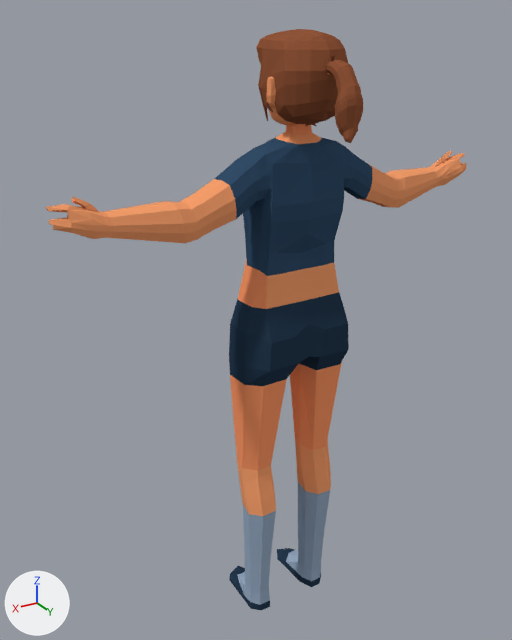
Before and after pictures for a commit that changed the Blender file all_art/Claire_3D_Model.blend.
Both versions are drawn from a 50 mm camera at (3.09, 4.63, 5.37) aimed at (0.19, -0.2, 2.96). Every picture has the same lights, and +X, +Y and +Z are marked at lower left.

The scene before the commit, as lines of its bpy script (objects in view):
```python
ob_body_mesh = bpy.data.objects.new('body_mesh', me_cylinder)
ob_body_mesh.location = (0.0, 0.66, 0.12)
ob_body_mesh.scale = (0.419, 0.419, 0.419)
ob_skirt = bpy.data.objects.new('skirt', me_cylinder_002)
ob_skirt.location = (0.0, 0.03, 2.87)
ob_skirt.scale = (0.712, 0.712, 0.712)
ob_tofs = bpy.data.objects.new('tofs', me_torus)
ob_tofs.location = (-1.79, -0.04, 4.15)
```
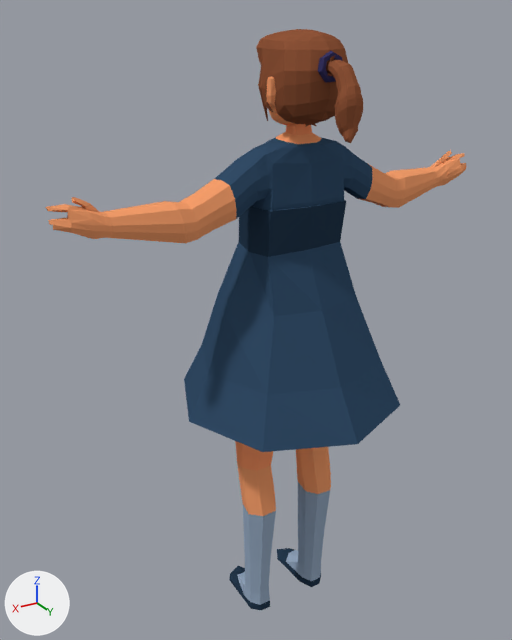
The change, as a list of edits to the scene's bpy script:
```text
Change ob_tofs:
    remove ob_tofs.hide_viewport = True
Change ob_skirt:
    remove ob_skirt.hide_viewport = True
```

What differs and where, as boxes (x1, y1, x2, y2) in the pictures (512 x 640 px):
'skirt', shown (blue)
    after: (184, 200, 400, 452)
'tofs', shown
    after: (318, 51, 343, 82)
